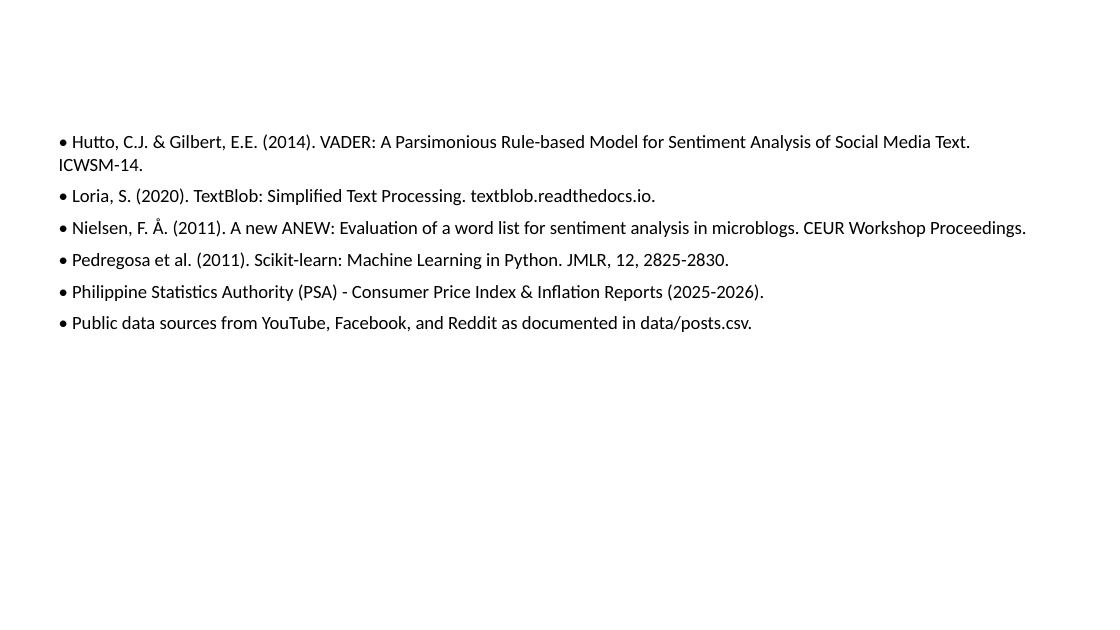
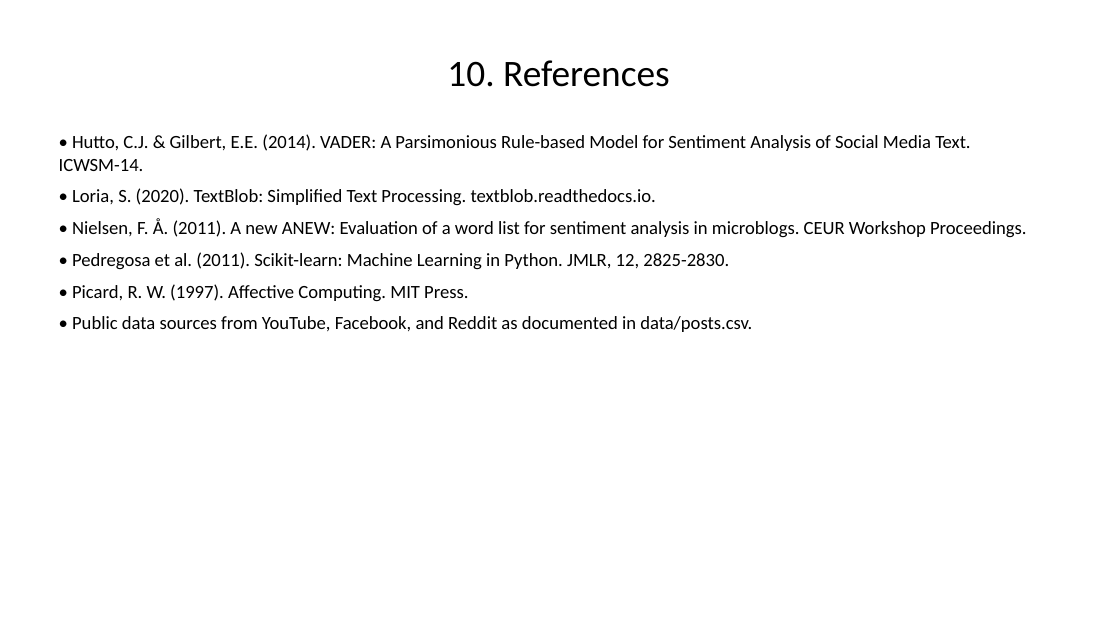
Before and after one commit to msallsundaee/Sentiment-Analysis, a slide deck: slide 11 of results/Sentiment_Analysis_Inflation.pptx. Drawn at 1120x630 pixels with LibreOffice and Linux fonts; fonts in the diff are those of the drawing. Boxes give left, top, right and bottom in pixels: in the first picture for what was removed or moved away, otherwise in the second. Text is boxed around its words. In the diff, an @@ line names an element or a change of style, - is before the commit and + after.

```diff
--- a/results/Sentiment_Analysis_Inflation.pptx
+++ b/results/Sentiment_Analysis_Inflation.pptx
@@ title added at <box>447,60,670,87</box>, 32 pt, text #000000 @@
+10. References
@@ text at <box>72,284,468,302</box>: text changed @@
-• Philippine Statistics Authority (PSA) - Consumer Price Index & Inflation Reports (2025-2026).
+• Picard, R. W. (1997). Affective Computing. MIT Press.
```
Also in this commit, not shown: 10 other slides changed, 12 other files.
